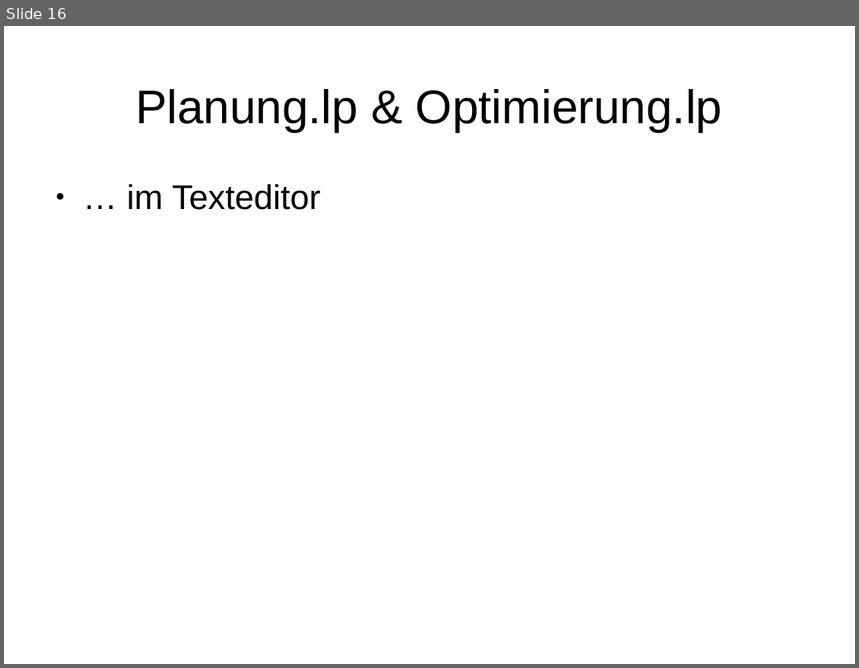
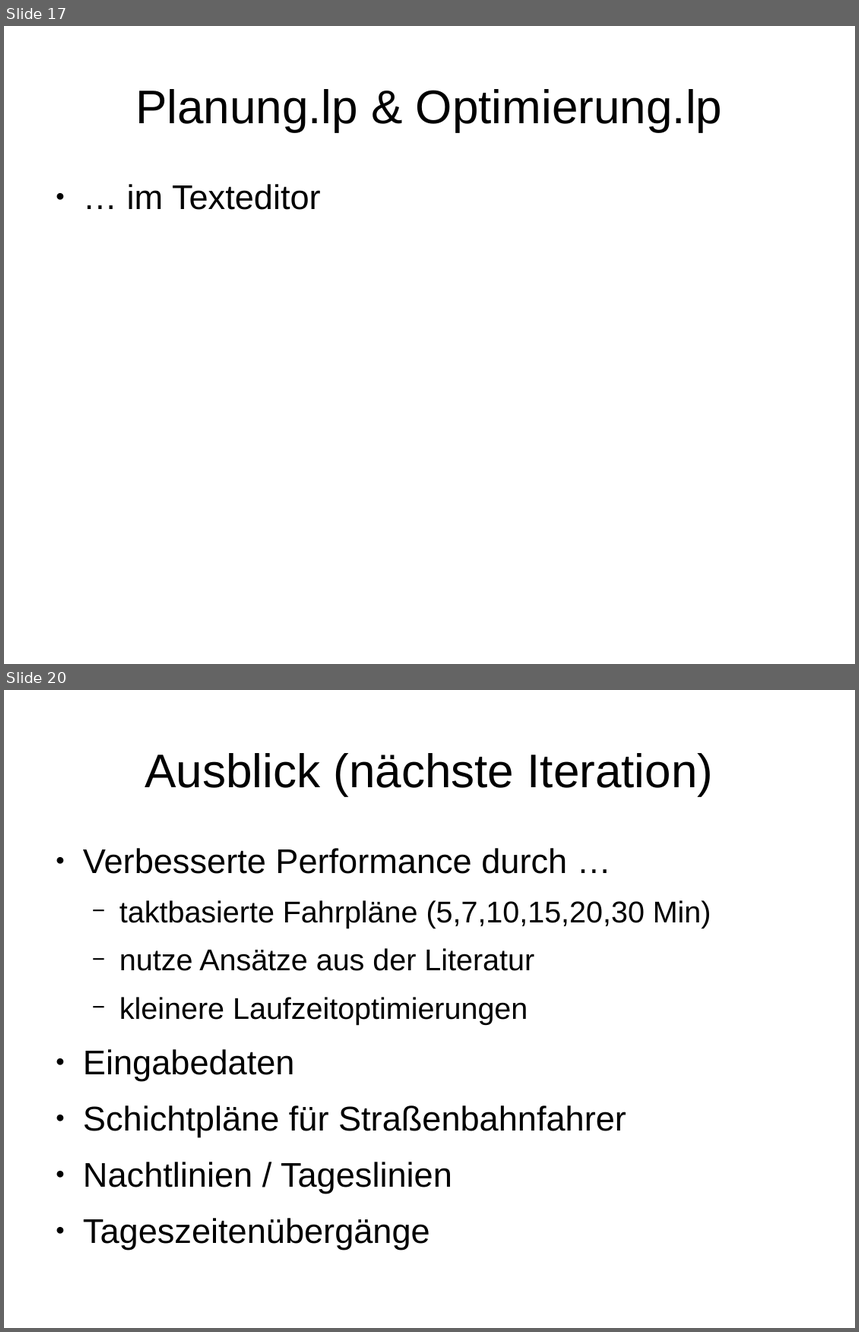
Before and after one commit to alkern/FahrplanASP, a slide deck: docs/presentation.odp. Shown one above the other, each under a label of ours: slide 16 before the commit, slides 17 and 20 after it; the slides between them are not shown. The pictures are 859x668 and 859x1332 pixels, drawn with LibreOffice and Linux fonts; fonts in the diff are those of the drawing. Boxes give left, top, right and bottom in pixels: in the first picture for what was removed or moved away, otherwise in the second. Text is boxed around its words. In the diff, an @@ line names an element or a change of style, - is before the commit and + after.

```diff
--- a/docs/presentation.odp
+++ b/docs/presentation.odp
@@ slide 20 added at [4, 690, 855, 1328], background #FFFFFF @@
@@ title added at [145, 753, 714, 796], 44 pt, text #000000 @@
+Ausblick (nächste Iteration)
@@ text added at [83, 848, 712, 1194], 32 pt, text #000000 @@
+● Verbesserte Performance durch …
+  − taktbasierte Fahrpläne (5,7,10,15,20,30 Min)
+  − nutze Ansätze aus der Literatur
+  − kleinere Laufzeitoptimierungen
+● Eingabedaten
+● Schichtpläne für Straßenbahnfahrer
+● Nachtlinien / Tageslinien
+● Tageszeitenübergänge
@@ what was slide 16 is now slide 17 @@
```
Also in this commit, not shown: 1 slide changed, 3 other slides added.
